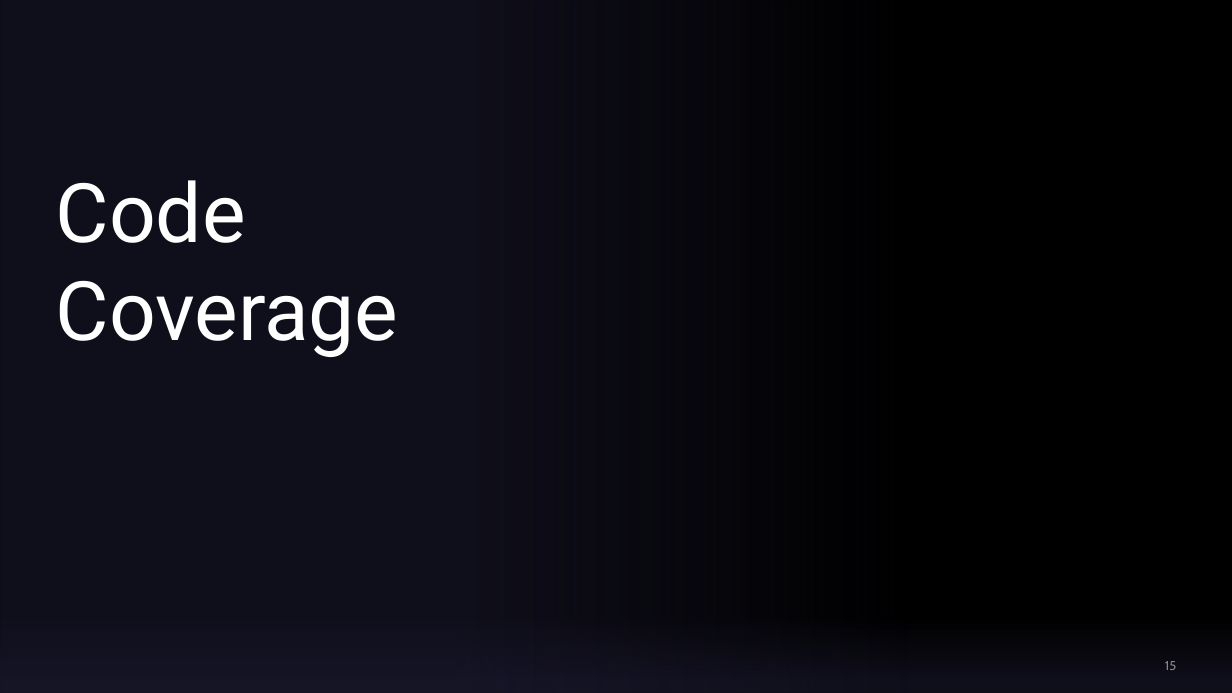
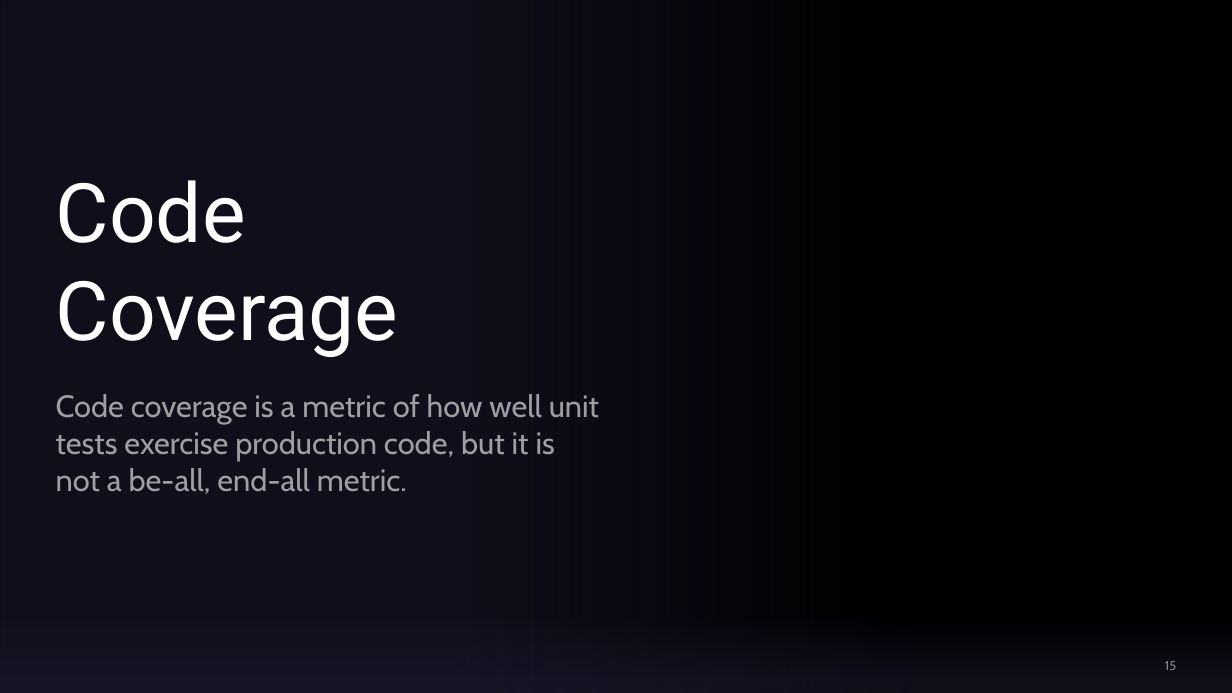
Before and after one commit to Three97/UnitTestingPresentation, a slide deck: slide 15 of PowerPoint/UnitTestingInCSharp.pptx. Drawn at 1232x693 pixels with LibreOffice and Linux fonts; fonts in the diff are those of the drawing; background and template pictures are left out. Boxes give left, top, right and bottom in pixels: in the first picture for what was removed or moved away, otherwise in the second. Text is boxed around its words. In the diff, an @@ line names an element or a change of style, - is before the commit and + after.

```diff
--- a/PowerPoint/UnitTestingInCSharp.pptx
+++ b/PowerPoint/UnitTestingInCSharp.pptx
@@ subtitle added at [56,394,599,494], 24 pt, text #FFFFFF at 60% opacity @@
+Code coverage is a metric of how well unit tests exercise production code, but it is not a be-all, end-all metric.
```
Also in this commit, not shown: 10 other slides changed.
